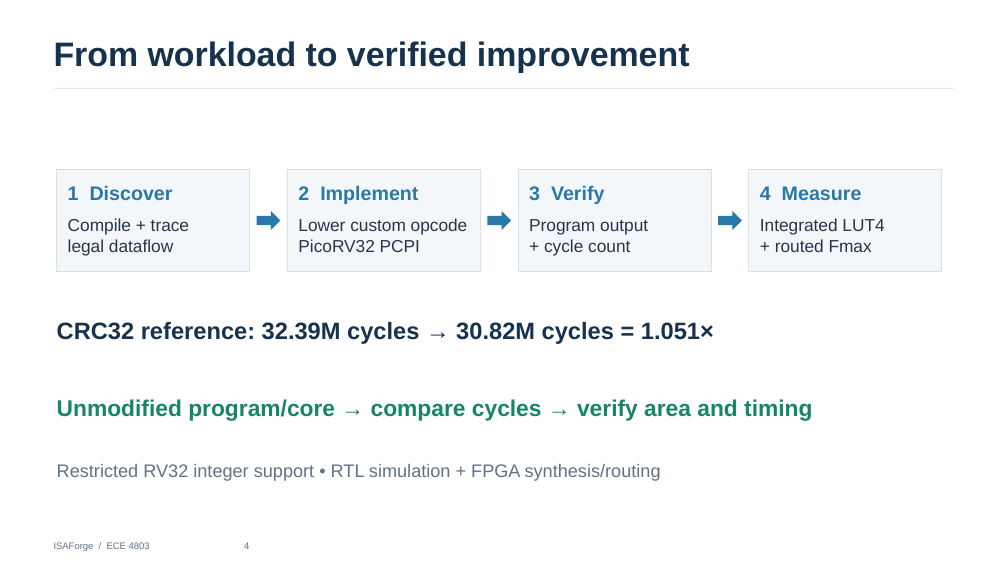
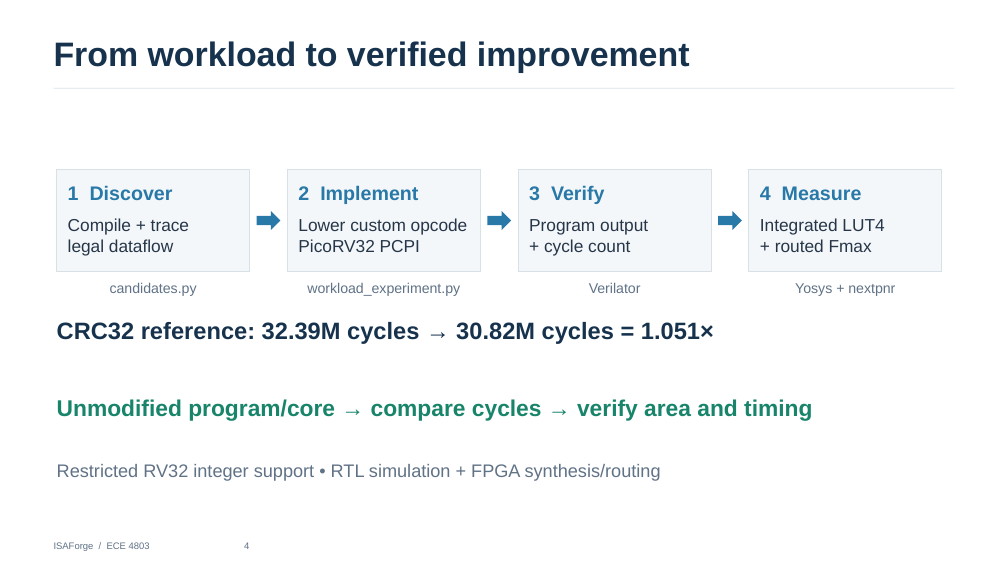
Before and after one commit to jas0nriverah/agentic-riscv-codesign, a slide deck: slide 4 of submissions/midterm-2026-10-28/isaforge-midterm-progress-slides-final.pptx. Drawn at 1008x567 pixels with LibreOffice and Linux fonts; fonts in the diff are those of the drawing. Boxes give left, top, right and bottom in pixels: in the first picture for what was removed or moved away, otherwise in the second. Text is boxed around its words. In the diff, an @@ line names an element or a change of style, - is before the commit and + after.

```diff
--- a/submissions/midterm-2026-10-28/isaforge-midterm-progress-slides-final.pptx
+++ b/submissions/midterm-2026-10-28/isaforge-midterm-progress-slides-final.pptx
@@ text added at bbox=[110, 282, 197, 296], 13.5 pt, text #607286 @@
+candidates.py
@@ text added at bbox=[307, 282, 460, 296], 13.5 pt, text #607286 @@
+workload_experiment.py
@@ text added at bbox=[589, 282, 641, 293], 13.5 pt, text #607286 @@
+Verilator
@@ text added at bbox=[795, 283, 895, 296], 13.5 pt, text #607286 @@
+Yosys + nextpnr
```
Also in this commit, not shown: 4 other slides changed, 5 other files.
